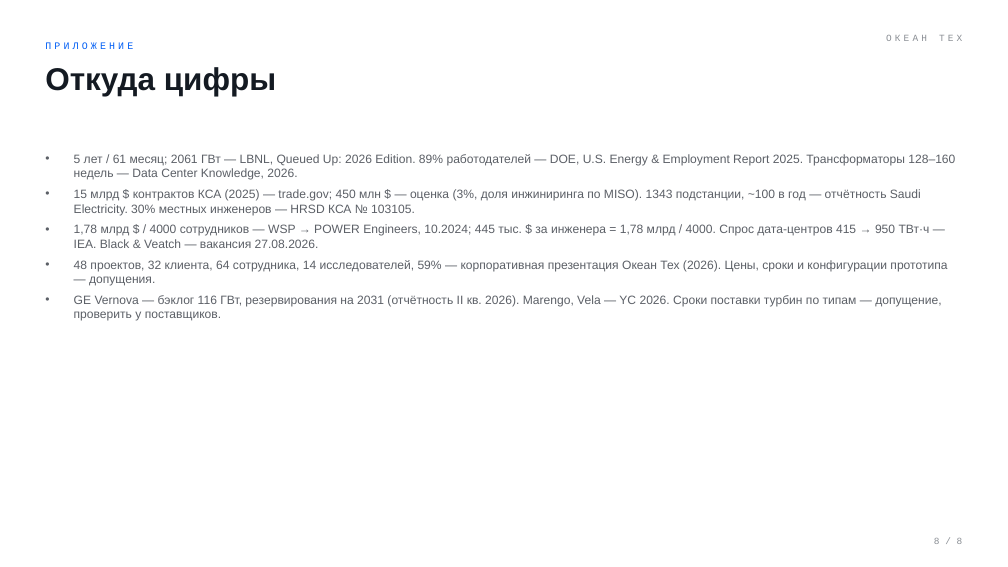
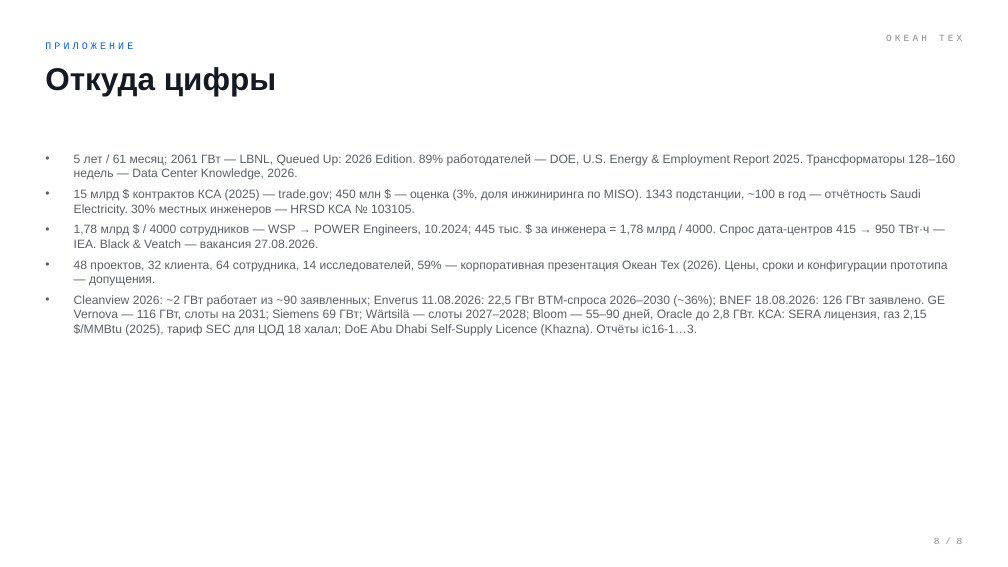
Before and after one commit to komoroshin/research, a slide deck: slide 8 of ai-case-library/research/ventures/grid-idea-island.pptx. Drawn at 1008x567 pixels with LibreOffice and Linux fonts; fonts in the diff are those of the drawing. Boxes give left, top, right and bottom in pixels: in the first picture for what was removed or moved away, otherwise in the second. Text is boxed around its words. In the diff, an @@ line names an element or a change of style, - is before the commit and + after.

```diff
--- a/ai-case-library/research/ventures/grid-idea-island.pptx
+++ b/ai-case-library/research/ventures/grid-idea-island.pptx
@@ text at <box>74,295,945,336</box>: text changed @@
-• GE Vernova — бэклог 116 ГВт, резервирования на 2031 (отчётность II кв. 2026). Marengo, Vela — YC 2026. Сроки поставки турбин по типам — допущение, проверить у поставщиков.
+• Cleanview 2026: ~2 ГВт работает из ~90 заявленных; Enverus 11.08.2026: 22,5 ГВт BTM-спроса 2026–2030 (~36%); BNEF 18.08.2026: 126 ГВт заявлено. GE Vernova — 116 ГВт, слоты на 2031; Siemens 69 ГВт; Wärtsilä — слоты 2027–2028; Bloom — 55–90 дней, Oracle до 2,8 ГВт. КСА: SERA лицензия, газ 2,15 $/MMBtu (2025), тариф SEC для ЦОД 18 халал; DoE Abu Dhabi Self-Supply Licence (Khazna). Отчёты ic16-1…3.
```
Also in this commit, not shown: 7 other slides changed, 8 other files.
